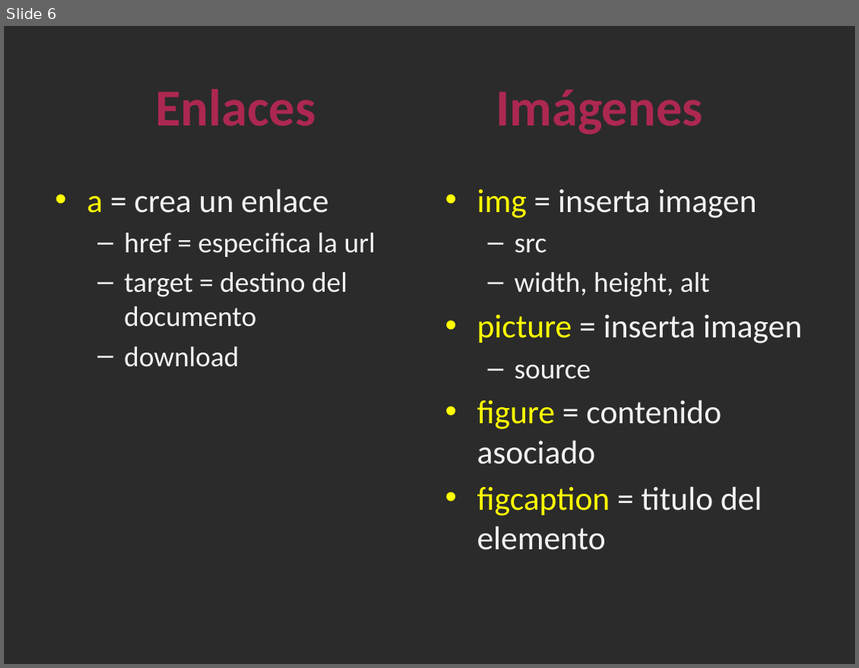
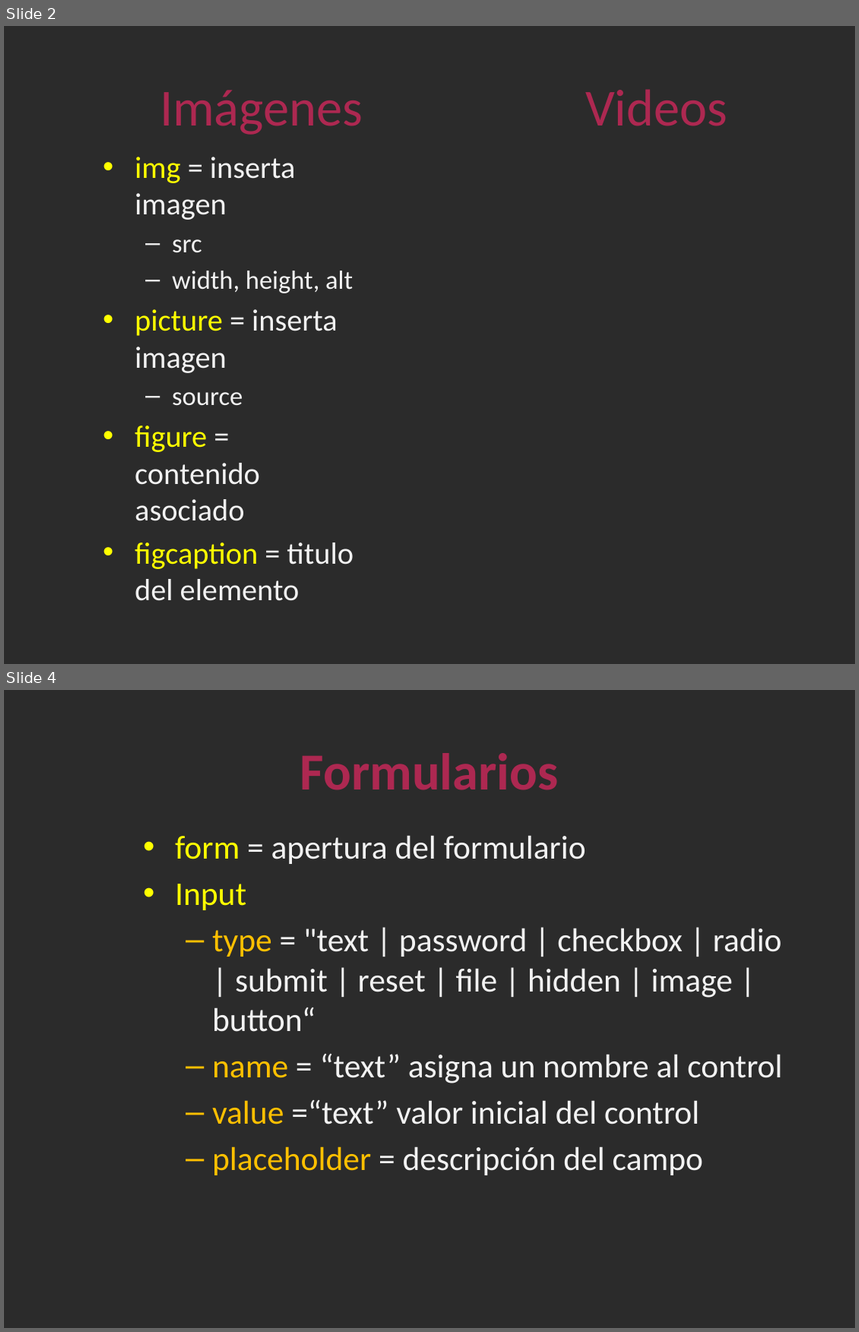
Before and after one commit to GEFullStackWeb/Sesiones, a slide deck: Sesion_2/Clase2_HTML.pptx. Shown one above the other, each under a label of ours: slide 6 before the commit, slides 2 and 4 after it; the slides between them are not shown. The pictures are 859x668 and 859x1332 pixels, drawn with LibreOffice and Linux fonts; fonts in the diff are those of the drawing; background and template pictures are left out; a plain dark background stands for a picture behind light text. Boxes give left, top, right and bottom in pixels: in the first picture for what was removed or moved away, otherwise in the second. Text is boxed around its words. In the diff, an @@ line names an element or a change of style, - is before the commit and + after.

Commit message:
documentos

```diff
--- a/Sesion_2/Clase2_HTML.pptx
+++ b/Sesion_2/Clase2_HTML.pptx
@@ slide 4 added at bbox=[4, 690, 855, 1328], background picture (left out) @@
@@ title added at bbox=[300, 753, 559, 790], 44 pt, text #AD2851, bold @@
+Formularios
@@ text added at bbox=[175, 835, 782, 1176], 28 pt, text #F2F2F2 @@
+• form = apertura del formulario
+• Input
+  – type = "text | password | checkbox | radio | submit | reset | file | hidden | image | button“
+  – name = “text” asigna un nombre al control
+  – value =“text” valor inicial del control
+  – placeholder = descripción del campo
@@ what was slide 6 is now slide 2 @@
@@ slide 2 changed as well @@
@@ title at bbox=[160, 89, 728, 135]: text changed; bold off @@
-Enlaces Imágenes
+Imágenes Videos
@@ text "img = inserta imagen": place and size @@
-text "img = inserta imagen" at bbox=[477, 189, 802, 550]
+text "img = inserta imagen" at bbox=[135, 157, 354, 601]
@@ text "img = inserta imagen" at bbox=[135, 157, 354, 601]: size 28 to 25.9 pt in "img = inserta imagen", "picture = inserta imagen", "figure = contenido asociado", "figcaption = titulo del elemento"; size 24 to 22.2 pt in "src", "width, height, alt", "source" @@
@@ text removed at bbox=[87, 189, 376, 367] @@
-• a = crea un enlace
-  – href = especifica la url
-  – target = destino del documento
-  – download
```
Also in this commit, not shown: 1 other slide changed, 4 other slides added, 5 slides removed.
